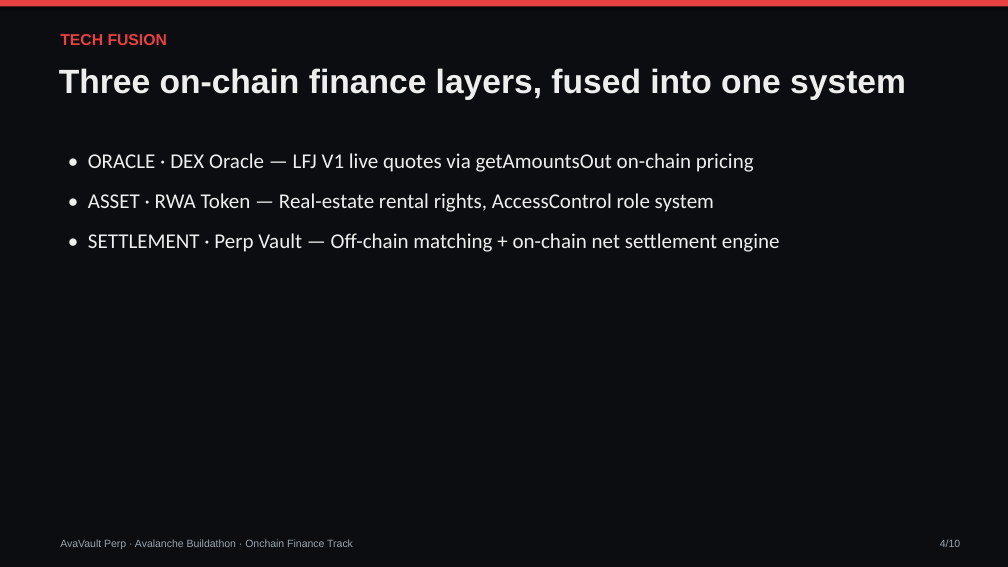
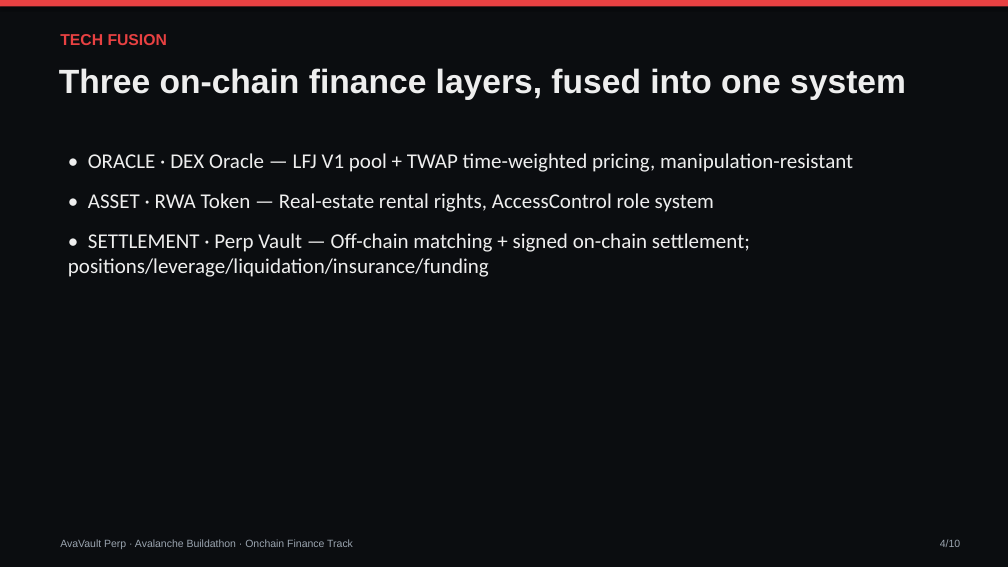
Before and after one commit to CodingGeoff/avavault-perp, a slide deck: slide 4 of hackathon-onchain-finance/demo-assets/avavault-perp-pitch-en.pptx. Drawn at 1008x567 pixels with LibreOffice and Linux fonts; fonts in the diff are those of the drawing. Boxes give left, top, right and bottom in pixels: in the first picture for what was removed or moved away, otherwise in the second. Text is boxed around its words. In the diff, an @@ line names an element or a change of style, - is before the commit and + after.

Commit message:
Add funding rates, market orders, price chart; harden sessions/validation; refresh deck

```diff
--- a/hackathon-onchain-finance/demo-assets/avavault-perp-pitch-en.pptx
+++ b/hackathon-onchain-finance/demo-assets/avavault-perp-pitch-en.pptx
@@ text at <box>88,153,853,172</box>: text changed @@
-• ORACLE · DEX Oracle — LFJ V1 live quotes via getAmountsOut on-chain pricing
+• ORACLE · DEX Oracle — LFJ V1 pool + TWAP time-weighted pricing, manipulation-resistant
@@ text at <box>68,233,750,277</box>: text changed @@
-• SETTLEMENT · Perp Vault — Off-chain matching + on-chain net settlement engine
+• SETTLEMENT · Perp Vault — Off-chain matching + signed on-chain settlement; positions/leverage/liquidation/insurance/funding
```
Also in this commit, not shown: 3 other slides changed, 16 other files.
